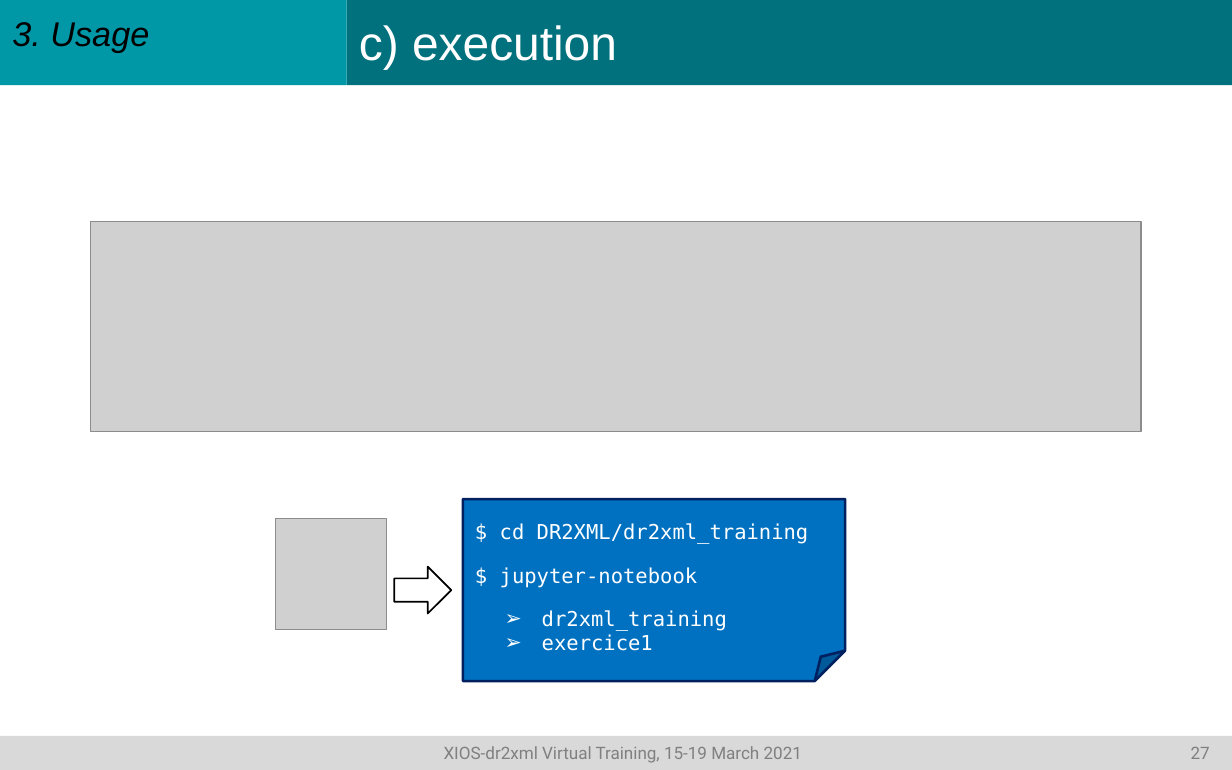
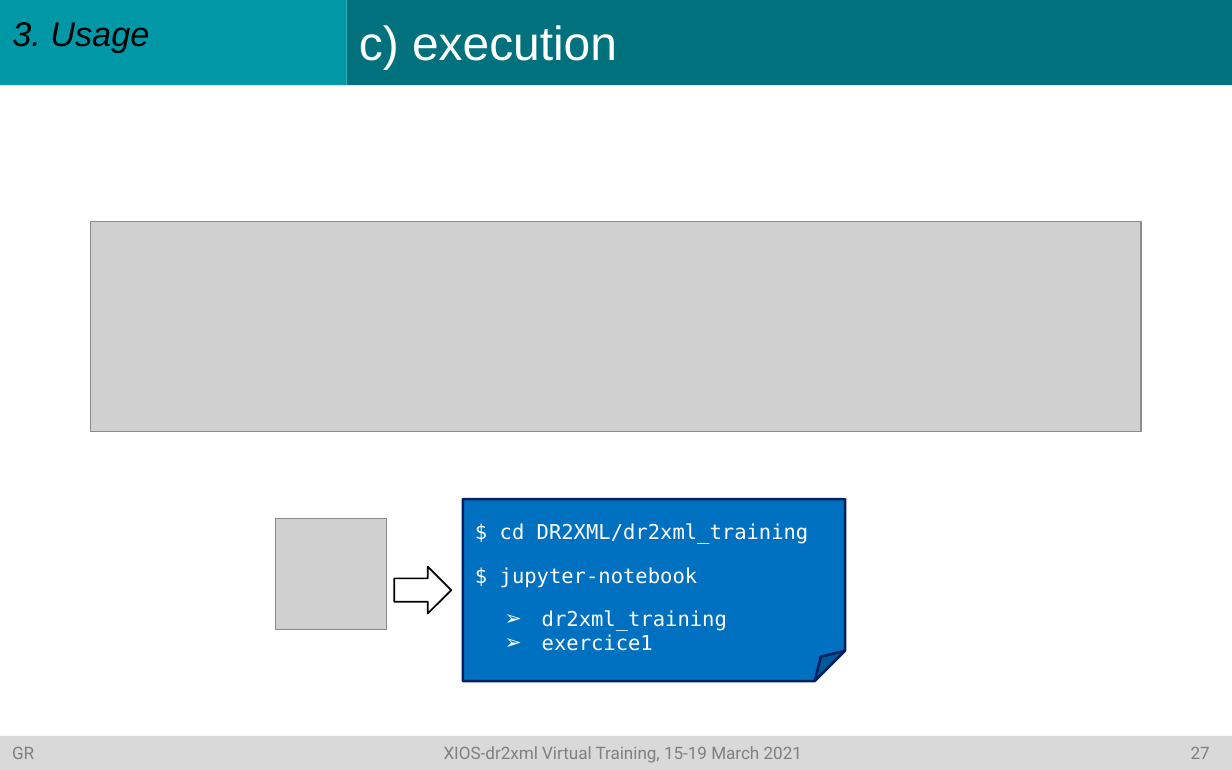
Before and after one commit to rigoudyg/dr2xml, a slide deck: slide 28 of slides/Formation_dr2xml_v3.pptx. Drawn at 1232x770 pixels with LibreOffice and Linux fonts; fonts in the diff are those of the drawing; grey boxes stand for pictures. Boxes give left, top, right and bottom in pixels: in the first picture for what was removed or moved away, otherwise in the second. Text is boxed around its words. In the diff, an @@ line names an element or a change of style, - is before the commit and + after.

```diff
--- a/slides/Formation_dr2xml_v3.pptx
+++ b/slides/Formation_dr2xml_v3.pptx
@@ text in rectangle at [12,746,1210,763]: text changed @@
-XIOS-dr2xml Virtual Training, 15-19 March 2021 27
+GR XIOS-dr2xml Virtual Training, 15-19 March 2021 27
```
Also in this commit, not shown: 31 other slides changed, 1 other file.
